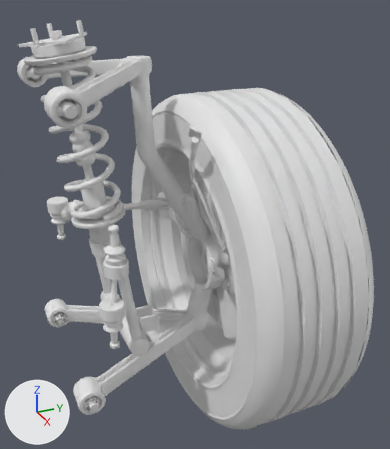
The glTF model web/public/assets/corner-fl.lod1.glb, before and after one commit.
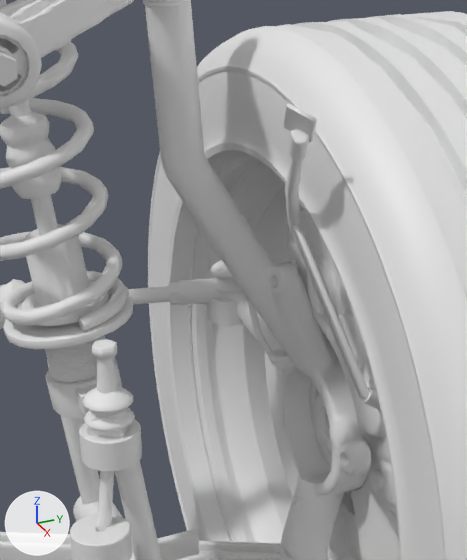
Each version appears first whole from a 50 mm lens placed at (2.656, 0.237, 1.045), pointed at (1.592, 0.716, 0.512), and next in a close-up on the part from 18% to 68% of the width and 18% to 71% of the height. Arrows for +X, +Y and +Z are at lower left; the lights stay in place. The first two pictures are the older version. Where no turn or scale is listed for an object, it has been applied to the vertices. Vertices at exactly the same position are counted once.
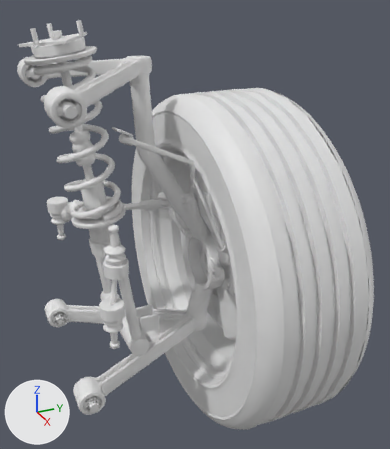
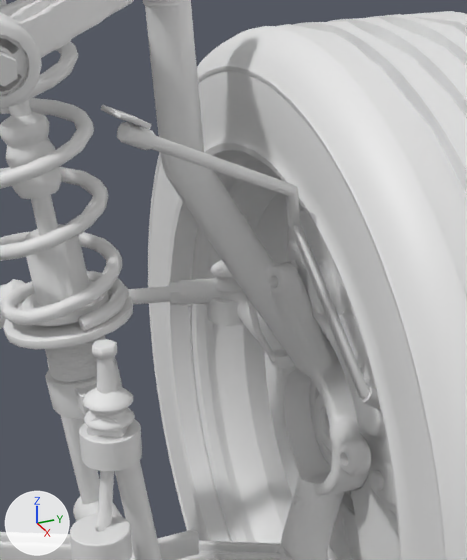
Where the newer file only moved an object's origin or applied its transform, the numbers keep the older frame.

Boxes (x1, y1, x2, y2) around the edits, measured in the close-ups (467 x 560 px; the box of a moved part takes in the faces that stretch with it):
'Mesh_1', reshaped: before (283, 103, 381, 411); after (101, 105, 381, 411)
part 1 of me_mesh_1, added: after (117, 122, 156, 150)
part 2 of me_mesh_1, added: after (101, 105, 151, 129)
part 3 of me_mesh_1, deleted: before (288, 129, 309, 161)
part 4 of me_mesh_1, deleted: before (283, 103, 317, 143)
part 5 of me_mesh_1, moved or reshaped: before (285, 157, 377, 407); after (151, 136, 377, 407)

Diff of the bpy script that builds the scene:
```diff
--- a/web/public/assets/corner-fl.lod1.glb.py
+++ b/web/public/assets/corner-fl.lod1.glb.py
@@ me_mesh_1 @@
 # used by ob_mesh_1; location = (1.313, 0.874, 0.242)
-me_mesh_1.from_pydata(...)  # 156 vertices, 288 faces; spans x 0.341..0.468, y -0.241..-0.141, z 0.258..0.552
+me_mesh_1.from_pydata(...)  # 162 vertices, 300 faces; spans x 0.341..0.468, y -0.386..-0.141, z 0.258..0.564
+# me_mesh_1 part 1: a new loose piece of 26 vertices spanning x 0.424..0.445, y -0.376..-0.347, z 0.526..0.551, in mat_steel_zinc (white #e7e7e7)
+# me_mesh_1 part 2: a new loose piece of 20 vertices spanning x 0.421..0.453, y -0.386..-0.353, z 0.546..0.564, in mat_steel_dark (white #e7e7e7)
+# me_mesh_1 part 3: the loose piece of 30 vertices spanning x 0.418..0.445, y -0.236..-0.219, z 0.502..0.531 is deleted
+# me_mesh_1 part 4: the loose piece of 18 vertices spanning x 0.419..0.455, y -0.241..-0.217, z 0.518..0.552 is deleted
+# me_mesh_1 part 5
+# 16 vertices are removed from x 0.343..0.465, y -0.232..-0.154, z 0.289..0.527
+# 76 faces are deleted
+# 6 vertices move within x 0.384..0.466, y -0.212..-0.146, z 0.281..0.467
+# 24 vertices are added at x 0.343..0.465, y -0.372..-0.147, z 0.259..0.548
+# 54 new faces join them, mat_rubber (white #e7e7e7)
+# 38 new faces join them, mat_steel_zinc (white #e7e7e7)
 me_mesh_1.materials.append(mat_rubber)
```
